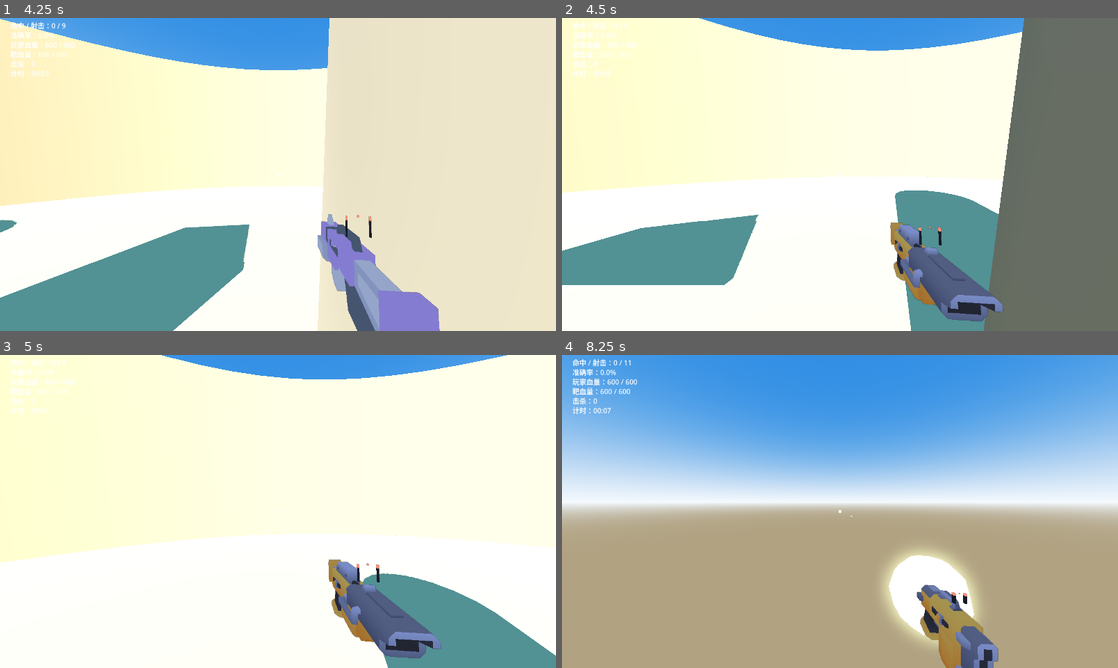
Above: before the commit, frames 1-4 (two rows, left to right).
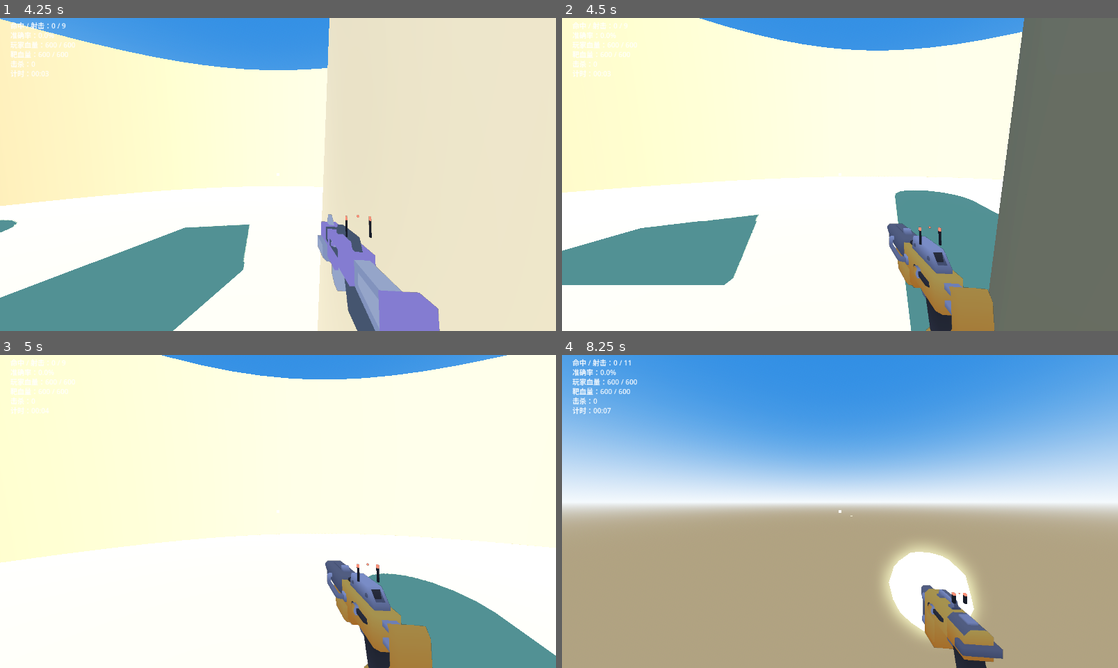
Above: after the commit, the same moments.

Repository: sefFumyc/Aimtrainer_ApexLegends
Game: Godot game, scene res://src/scenes/main.tscn
Same seed, same stepped clock (60 frames per second), same inputs: the game is played once before the commit and once after it.
Inputs (mouse positions are in pixels of both pictures, inside the frame that each line leads up to):
- Up to frame 1 (4.25 s): click "开始对局" at 0.5 s; tap Enter at 1.25 s; move the mouse to (305, 174) at 1.27 s; hold Right mouse button (ads) 1.28-2.03 s; hold W (move_forward) from 1.28 s (still down); click (305, 174) at 1.42 s; tap Space (jump) at 1.52, 2.27, 3.77 s; move the mouse to (250, 174) at 2.02 s; tap Ctrl (crouch) at 2.1 s; move the mouse to (289, 168) at 2.77 s; press the mouse at (289, 168) at 2.78 s; move the mouse to (272, 180) at 3.52 s; release the mouse at (272, 180) at 3.53 s; tap Shift (sprint) at 3.6 s; click (272, 180) at 3.67 s
- Up to frame 2 (4.5 s): keep holding W (move_forward); move the mouse to (878, 177) at 4.27 s; tap 3 (weapon_burst) at 4.35 s
- Up to frame 3 (5 s): keep holding W (move_forward); tap Space (jump) at 4.52 s
- Up to frame 4 (8.25 s): move the mouse to (795, 508) at 5.02 s; tap 2 (weapon_pistol) at 5.1 s; tap Space (jump) at 5.27, 6.77, 7.25, 7.52 s; move the mouse to (845, 511) at 5.77 s; tap 1 (weapon_rifle) at 5.85 s; click (845, 511) at 5.92 s; move the mouse to (817, 505) at 6.52 s; release W (move_forward) at 6.53 s; hold D (move_right) 6.53-7.28 s; tap Q (weapon_switch) at 6.6 s; move the mouse to (867, 511) at 7.27 s; hold W (move_forward) from 7.28 s (still down); tap Alt at 7.35 s; tap Enter at 8 s; move the mouse to (812, 511) at 8.02 s; right-click (812, 511) at 8.1 s; click (812, 511) at 8.17 s

Frame 1 is identical in both runs. In frame 2, 3.3% of the frame differs, in the area x 58-80%, y 65-100%; in frame 3, 3.3%; in frame 4, 1.9%.
Error in both runs: Invalid assignment of property or key 'disabled' with value of type 'bool' on a base object of type 'HSlider'. (res://src/scenes/settings_panel.gd:572)

Commit message:
武器模型朝向勘误：blaster-k/g 原始 -Z 是枪口，_fit_model 按枪翻转修正（ADR-0026）

Diff:
--- a/src/scenes/viewmodel.gd
+++ b/src/scenes/viewmodel.gd
@@ -40,11 +40,12 @@
 const BURST_LENGTH := 18.0
 ## 枪管高度系数（ADR-0021 二轮，截图探针两轮定稿）：Muzzle 标记 y = −拟合高度 × 系数。
 ## 起点 = 枪管轴线（枪口孔位）而非枪体顶面前角——火光是大球看不出来，曳光细线对起点
-## 高度敏感（实测从「枪口上面」出来）。冲锋枪系数已随 blaster-g 选型定稿（ADR-0026）：
-## 枪口端面顶点直方图圆环轴 + 渲染探针亮球双重确认，恰好与步枪同值。
+## 高度敏感（实测从「枪口上面」出来）。手枪/冲锋枪两值随朝向勘误（ADR-0026）重校：
+## 原值是对着错误端定的，现按**原始枪口端面**顶点带中心取值（k 套筒上部管口、
+## g 机匣上高位管口），d 的 0.36 与其枪口端面带中心 0.37 吻合不动。游戏内截图终验后微调。
 const RIFLE_BORE_FRAC := 0.36
-const PISTOL_BORE_FRAC := 0.34
-const BURST_BORE_FRAC := 0.36
+const PISTOL_BORE_FRAC := 0.26
+const BURST_BORE_FRAC := 0.18
 
 ## Kenney Blaster Kit（CC0）模型路径；文件不存在时回落到程序化几何。
 const RIFLE_MODEL := "res://assets/third_party/kenney_blaster-kit/rifle/blaster-d.glb"
@@ -188,7 +189,7 @@
 	var length := _length_of(id)
 	var loaded := _try_load_model(_model_path(id))
 	if loaded != null:
-		root.add_child(_fit_model(loaded, length, _bore_frac_of(id)))
+		root.add_child(_fit_model(loaded, length, _bore_frac_of(id), _model_flip(id)))
 		_muzzle_markers[id] = root.get_node("Model/Muzzle")
 		# 1x 红点镜骑在枪顶（票 06）：红点即瞄准基线——返回值按枪记录，满开镜时
 		# `_base_pos.y = -镜高` 让红点正落准星轴，与准星重合、视野无遮挡。
@@ -224,6 +225,12 @@
 			return BURST_BORE_FRAC
 		_:
 			return RIFLE_BORE_FRAC
+
+## 每枪是否需要 180° 翻转（ADR-0026 朝向勘误）：Kenney 模型**不是**统一「原始 +Z 是枪口」——
+## blaster-d 是 +Z，blaster-k/g 是 **−Z**（玩家实测拿反 + 端面顶点探针确认）。
+## 翻转后（或无需翻转时）枪口端都落在 min z，Muzzle 的 z/y 公式两种朝向通用。
+func _model_flip(id: StringName) -> bool:
+	return id != Weapon.PISTOL and id != Weapon.BURST
 
 ## 程序化 1x 红点镜（票 06 定稿样式：无环开框式——两侧细柱 + 顶端红段 + 悬浮红点，
 ## 参照 Apex 1x 红点镜：中间完全开放不挡视野；kit 里没有独立瞄具模型）。
@@ -254,12 +261,14 @@
 	root.add_child(_sphere("RedDot", length * 0.006, Vector3(0.0, sight_h, z), glow)) ## 红点很小（步 0.15 / 手 0.045），开镜只是个点
 	return sight_h
 
-## 把模型摆进武器挂点空间：Kenney glb 导入后 **+Z 端是枪口**（blaster-d/k 两端端面实测），
-## 先绕 Y 转 180° 让枪口朝 −Z 与挂点同向（票 06 修正拿反）；再缩放到约定总长、
-## 顶面压到 y = 0（准镜轴）、枪托端 → z = 0、枪口端 → z = −length、左右居中。
+## 把模型摆进武器挂点空间：Kenney 模型朝向**不统一**——blaster-d 原始 +Z 是枪口、
+## blaster-k/g 原始 −Z 是枪口（ADR-0026 朝向勘误，玩家实测拿反 + 端面顶点探针确认）。
+## `flip = true` 时先绕 Y 转 180° 让枪口朝 −Z 与挂点同向（票 06 修正拿反的 d 时引入，
+## 当时误以为全套件统一朝向）；k/g 无需翻转。其余同：缩放到约定总长、顶面压到 y = 0
+## （准镜轴）、枪托端 → z = 0、枪口端 → z = −length、左右居中。
 ## 全部由模型自身的包围盒算出，不含手填数字。
-func _fit_model(model: Node3D, length: float, bore_frac: float) -> Node3D:
-	model.rotation.y = PI ## 修正枪口朝向（见上）
+func _fit_model(model: Node3D, length: float, bore_frac: float, flip: bool) -> Node3D:
+	model.rotation.y = PI if flip else 0.0 ## 按枪修正枪口朝向（见上）
 	var box := _model_aabb(model)
 	if box.size.z <= 0.0:
 		return model
@@ -276,7 +285,7 @@
 	holder.add_child(model)
 	# 枪管轴线标记（ADR-0021 二轮）：火光/曳光的起点 = 枪口孔位。坐标与 box 同在
 	# **holder 本地空间**（box 不含 holder 自身的缩放与偏移）：
-	# z = box.position.z——模型已转 180°、枪口朝 −Z，枪口端面是 min z（holder.position.z
+	# z = box.position.z——经翻转（或原生）枪口都朝 −Z，枪口端面是 min z（holder.position.z
 	# 恰好把它映射到 −length）；y = 顶面 hi.y 往下 frac×高（holder 把顶面映射到 y=0，
 	# 化简后 rig 空间恰为 (0, −拟合高×frac, −length)，与探针定稿口径一致）；
 	# x = 模型自身中心平面（与 holder.position.x 抵消 → rig x=0）。
Not shown, changed: assets/third_party/README.md
Not shown, changed: docs/adr/0026-burst-smg-third-weapon.md
